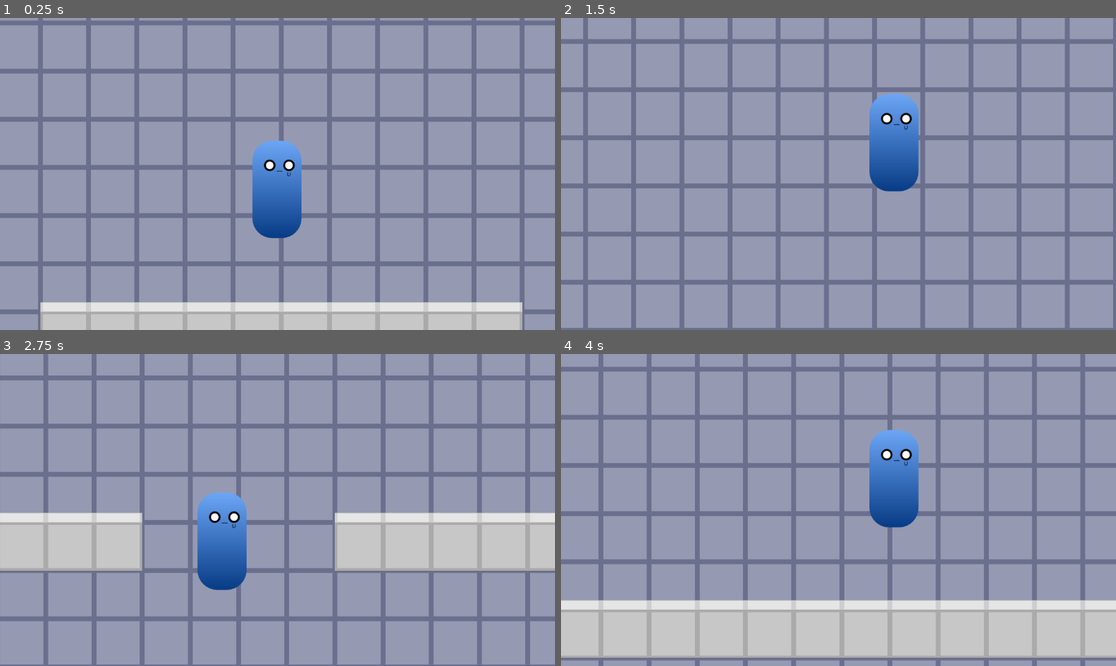
Above: before the commit, frames 1-4 (two rows, left to right).
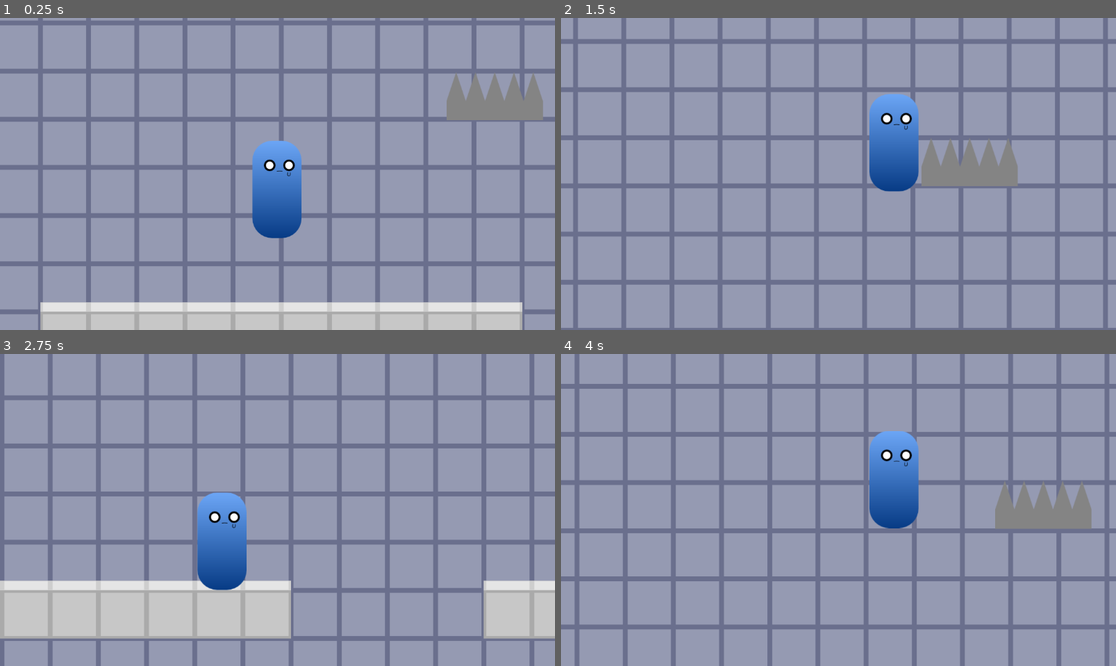
Above: after the commit, the same moments.

Repository: taiseicee/Devotion
Game: Godot game, scene res://scenes/levels/level_test.tscn
Same seed, same stepped clock (60 frames per second), same inputs: the game is played once before the commit and once after it.
Inputs:
- Up to frame 1 (0.25 s): no input
- Up to frame 2 (1.5 s): hold D (move_right) from 0.53 s (still down); tap Space (jump) at 0.77 s
- Up to frame 3 (2.75 s): tap Space (jump) at 1.52 s; release D (move_right) at 2.03 s; hold A (move_left) from 2.03 s (still down)
- Up to frame 4 (4 s): release A (move_left) at 2.78 s; hold D (move_right) from 2.78 s (still down); tap Space (jump) at 3.02, 3.77 s

The runs differ from the first frame. In frame 1, 1.8% of the frame differs, in the area x 80-98%, y 17-33%; in frame 2, 19%; in frame 3, 44%; in frame 4, 44%, in the area x 0-100%, y 0-100%.

Commit message:
Added moving platform + start of projectile:

Diff:
--- a/scenes/levels/level_test.tscn
+++ b/scenes/levels/level_test.tscn
@@ -1,7 +1,7 @@
 [gd_scene load_steps=6 format=3 uid="uid://d4g4tpj67q71j"]
 
 [ext_resource type="Texture2D" uid="uid://cdwp1friot5rh" path="res://assets/graphics/test/test_platforms.png" id="1_fnagx"]
-[ext_resource type="PackedScene" uid="uid://bo486w7wuh1sr" path="res://scenes/levels/spike_platform.tscn" id="2_bqwke"]
+[ext_resource type="PackedScene" uid="uid://bo486w7wuh1sr" path="res://scenes/objects/spike_platform.tscn" id="2_bqwke"]
 [ext_resource type="PackedScene" uid="uid://gk13n5w5sdjo" path="res://scenes/player/player.tscn" id="2_q26kf"]
 
 [sub_resource type="TileSetAtlasSource" id="TileSetAtlasSource_osvy2"]
@@ -58,7 +58,9 @@
 layer_2/tile_data = PackedInt32Array()
 
 [node name="spike_platform" parent="." instance=ExtResource("2_bqwke")]
-position = Vector2(2068, -258)
+position = Vector2(368, -348)
+should_move = true
+point_end = Vector2(2530, -360)
 
 [node name="player" parent="." instance=ExtResource("2_q26kf")]
 position = Vector2(-9, -187)
--- a/scenes/levels/spike_platform.tscn
+++ b/scenes/objects/spike_platform.tscn
@@ -1,7 +1,7 @@
 [gd_scene load_steps=5 format=3 uid="uid://bo486w7wuh1sr"]
 
 [ext_resource type="Script" path="res://src/objects/spike_platform.gd" id="1_cu10o"]
-[ext_resource type="Texture2D" uid="uid://b0iqht3kcxip1" path="res://assets/graphics/test/test_platform_spikes.png" id="1_jra7m"]
+[ext_resource type="Texture2D" uid="uid://b0iqht3kcxip1" path="res://assets/graphics/test/objects/test_platform_spikes.png" id="1_jra7m"]
 
 [sub_resource type="RectangleShape2D" id="RectangleShape2D_8uts5"]
 size = Vector2(201, 78)
--- /dev/null
+++ b/scenes/objects/spike_projectile.tscn
@@ -0,0 +1,14 @@
+[gd_scene load_steps=3 format=3 uid="uid://nytujdt4awcl"]
+
+[ext_resource type="Texture2D" uid="uid://pd8g1ybqaal0" path="res://assets/graphics/test/objects/test_projectile_spike.png" id="1_orxc6"]
+
+[sub_resource type="RectangleShape2D" id="RectangleShape2D_sh4w3"]
+size = Vector2(40, 100)
+
+[node name="spike_projectile" type="Area2D"]
+
+[node name="Sprite2D" type="Sprite2D" parent="."]
+texture = ExtResource("1_orxc6")
+
+[node name="CollisionShape2D" type="CollisionShape2D" parent="."]
+shape = SubResource("RectangleShape2D_sh4w3")
--- a/src/objects/spike_platform.gd
+++ b/src/objects/spike_platform.gd
@@ -1,4 +1,30 @@
 extends StaticBody2D
+
+@export
+var speed: float = 300
+@export
+var should_move: bool = false
+@export
+var point_end: Vector2
+
+var point_start: Vector2
+var direction: Vector2
+
+func _ready() -> void:
+	point_start = position
+	direction = (point_end - point_start).normalized()
+
+func _process(delta) -> void:
+	if not should_move or point_start == point_end:
+		return
+	var current_direction = (point_end - position).normalized()
+	if direction.x * current_direction.x > 0 and direction.y * current_direction.y > 0 :
+		position += direction * speed * delta
+		return
+	var new_point_end = point_start
+	point_start = point_end
+	point_end = new_point_end
+	direction = (point_end - point_start).normalized()
 
 func _on_area_2d_body_entered(body):
 	body.hit_by_object(self)
Renamed: assets/graphics/test/test_platform_spikes.png -> assets/graphics/test/objects/test_platform_spikes.png
Not shown, added: assets/graphics/test/objects/test_platform_spikes.png.import
Binary file added: assets/graphics/test/objects/test_projectile_spike.png
Not shown, changed: assets/graphics/test/objects/test_projectile_spike.png.import
